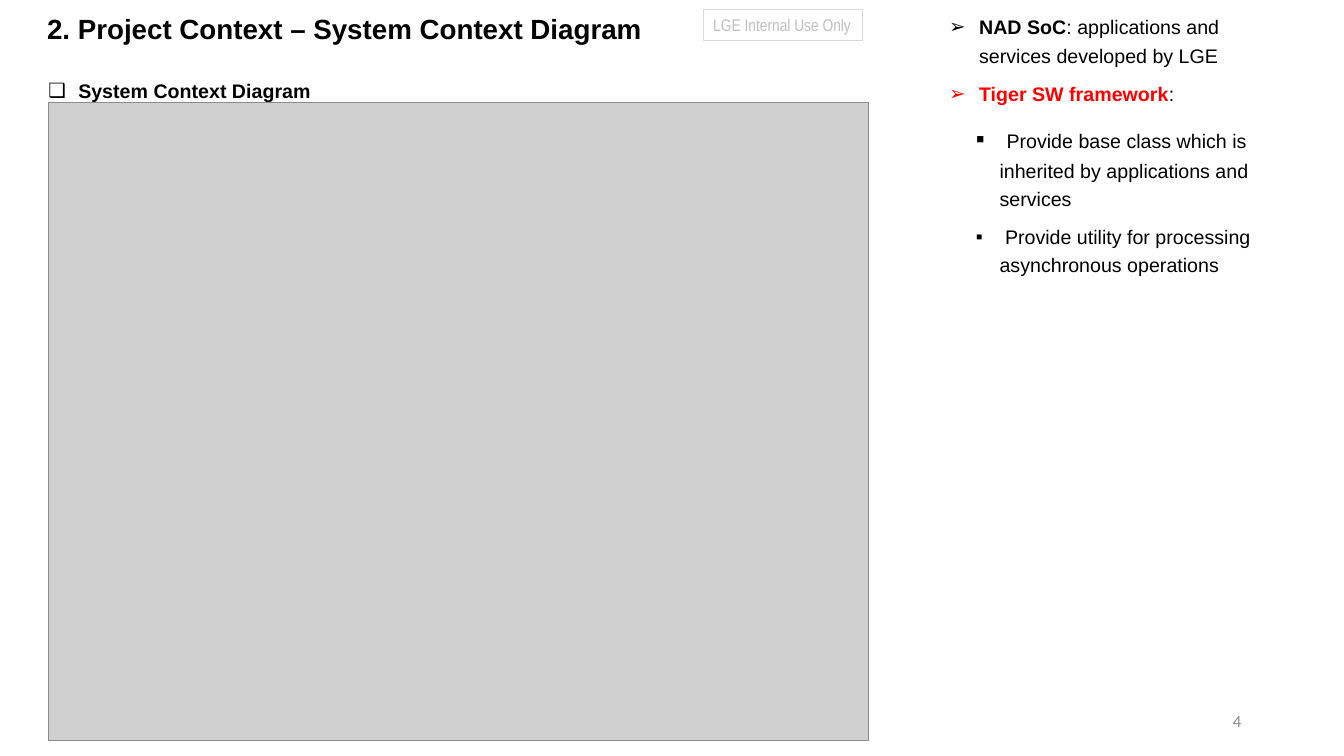
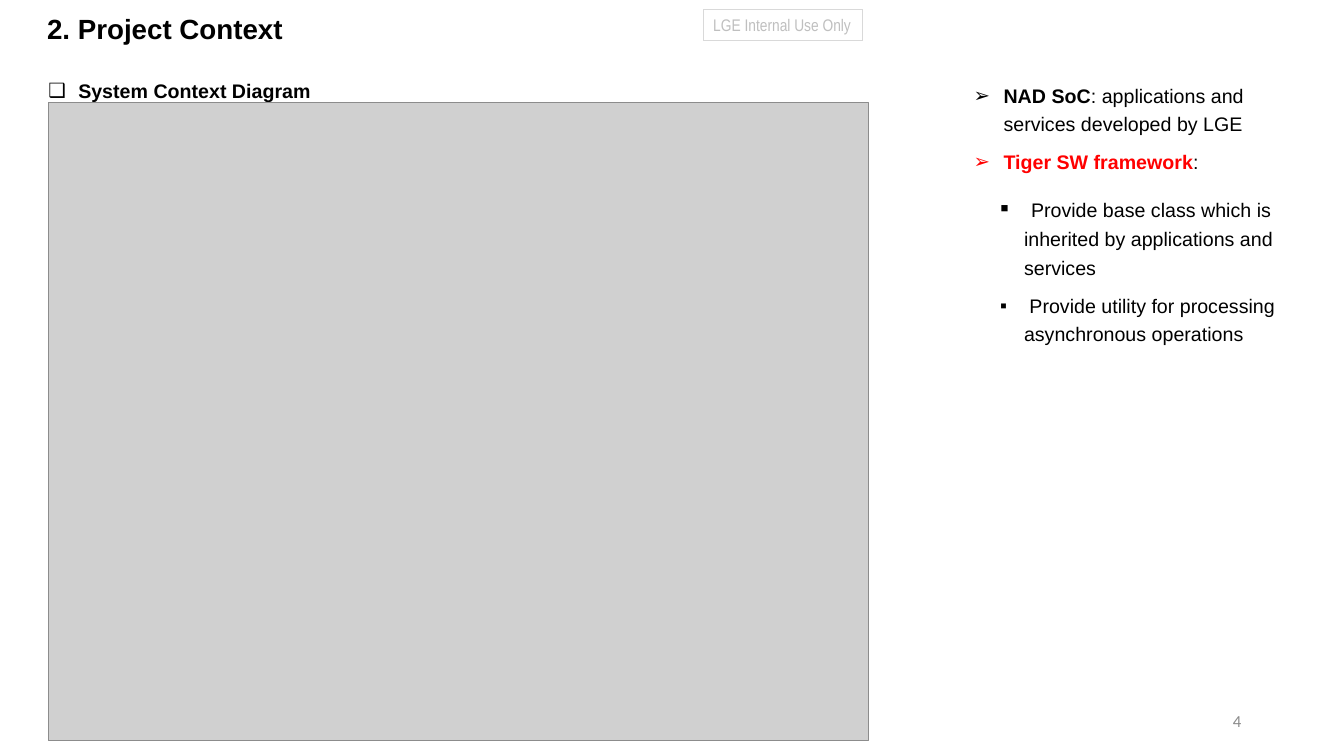
Before and after one commit to taikt/codefun, a slide deck: slide 4 of cpp/pattern/dispatcher_copilot/doc/sw_task.pptx. Drawn at 1344x756 pixels with LibreOffice and Linux fonts; fonts in the diff are those of the drawing; grey boxes stand for pictures. Boxes give left, top, right and bottom in pixels: in the first picture for what was removed or moved away, otherwise in the second. Text is boxed around its words. In the diff, an @@ line names an element or a change of style, - is before the commit and + after.

```diff
--- a/cpp/pattern/dispatcher_copilot/doc/sw_task.pptx
+++ b/cpp/pattern/dispatcher_copilot/doc/sw_task.pptx
@@ title at bbox=[47, 19, 282, 45]: text changed @@
-2. Project Context – System Context Diagram
+2. Project Context
@@ text "NAD SoC: applications and services ...": place and size @@
-text "NAD SoC: applications and services ..." at bbox=[979, 19, 1250, 276]
+text "NAD SoC: applications and services ..." at bbox=[1004, 88, 1275, 345]
```
Also in this commit, not shown: 15 other slides changed, 1 slide added.
